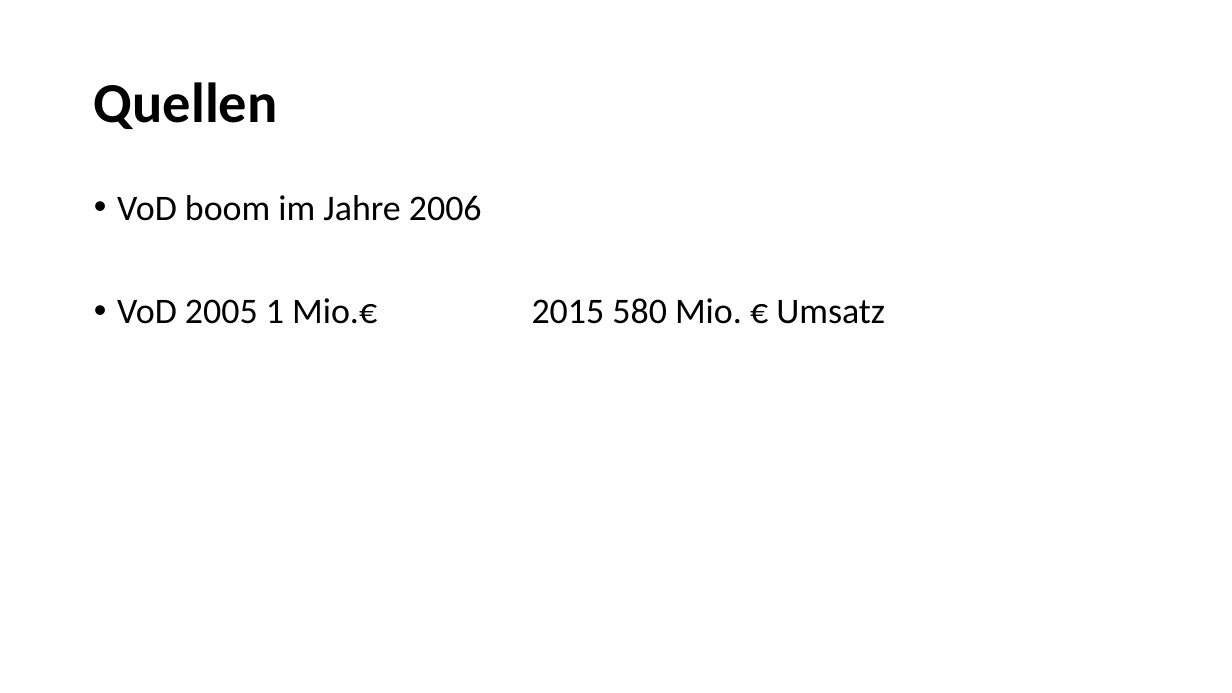
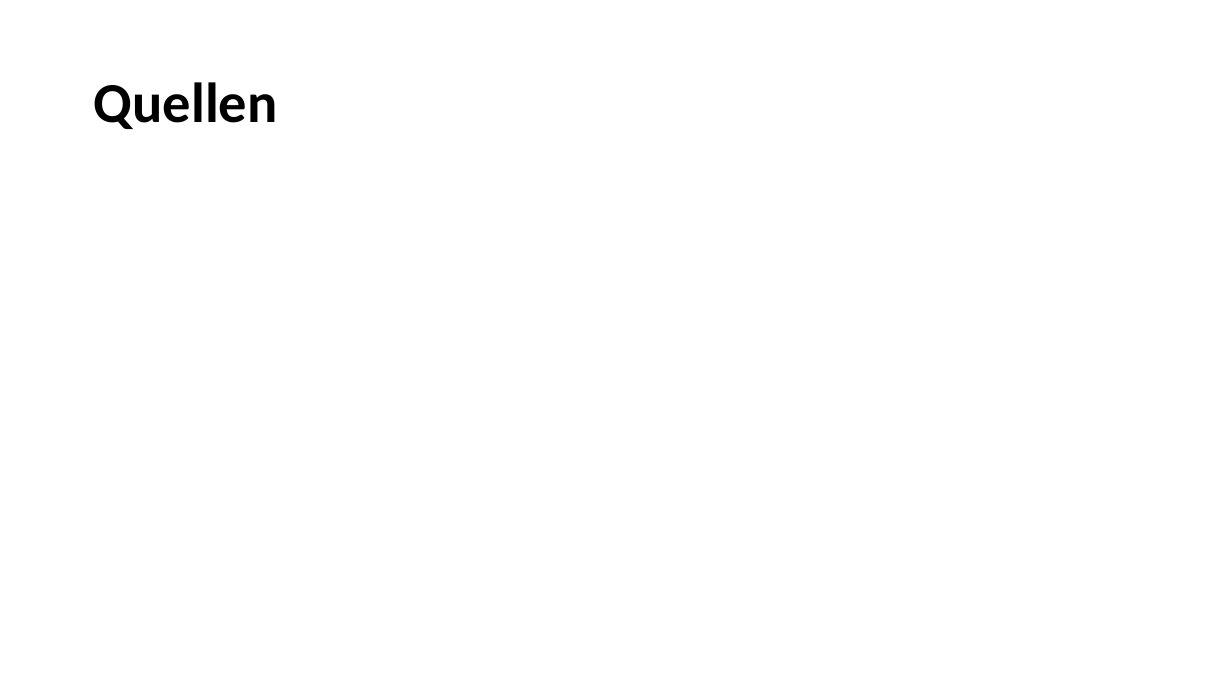
Before and after one commit to Seany1992/MuW, a slide deck: slide 11 of Medienwandel im 21.pptx. Drawn at 1232x693 pixels with LibreOffice and Linux fonts; fonts in the diff are those of the drawing. Boxes give left, top, right and bottom in pixels: in the first picture for what was removed or moved away, otherwise in the second. Text is boxed around its words. In the diff, an @@ line names an element or a change of style, - is before the commit and + after.

```diff
--- a/Medienwandel im 21.pptx
+++ b/Medienwandel im 21.pptx
@@ text removed at bbox=[117, 195, 885, 324] @@
-• VoD boom im Jahre 2006
-• VoD 2005 1 Mio.€ 2015 580 Mio. € Umsatz
```
Also in this commit, not shown: 3 other slides changed, 1 slide added, 1 slide removed, 2 other files.
